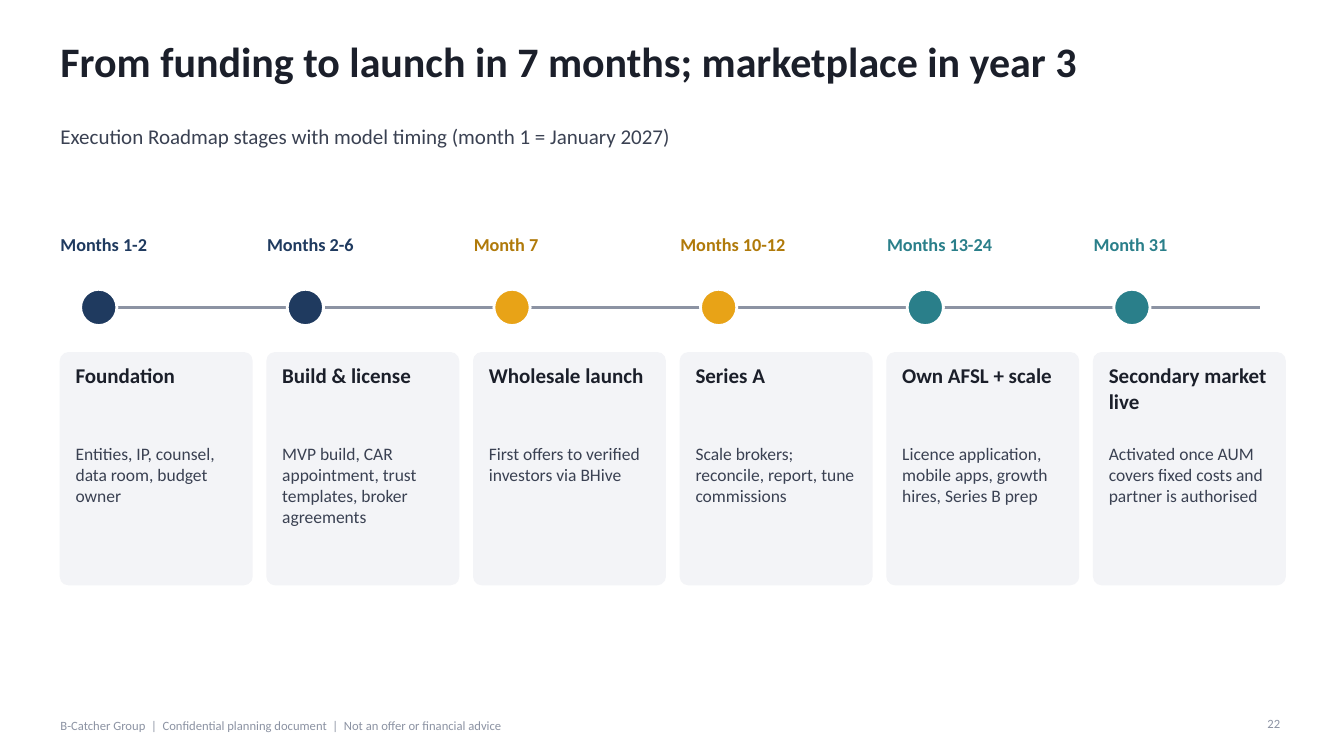
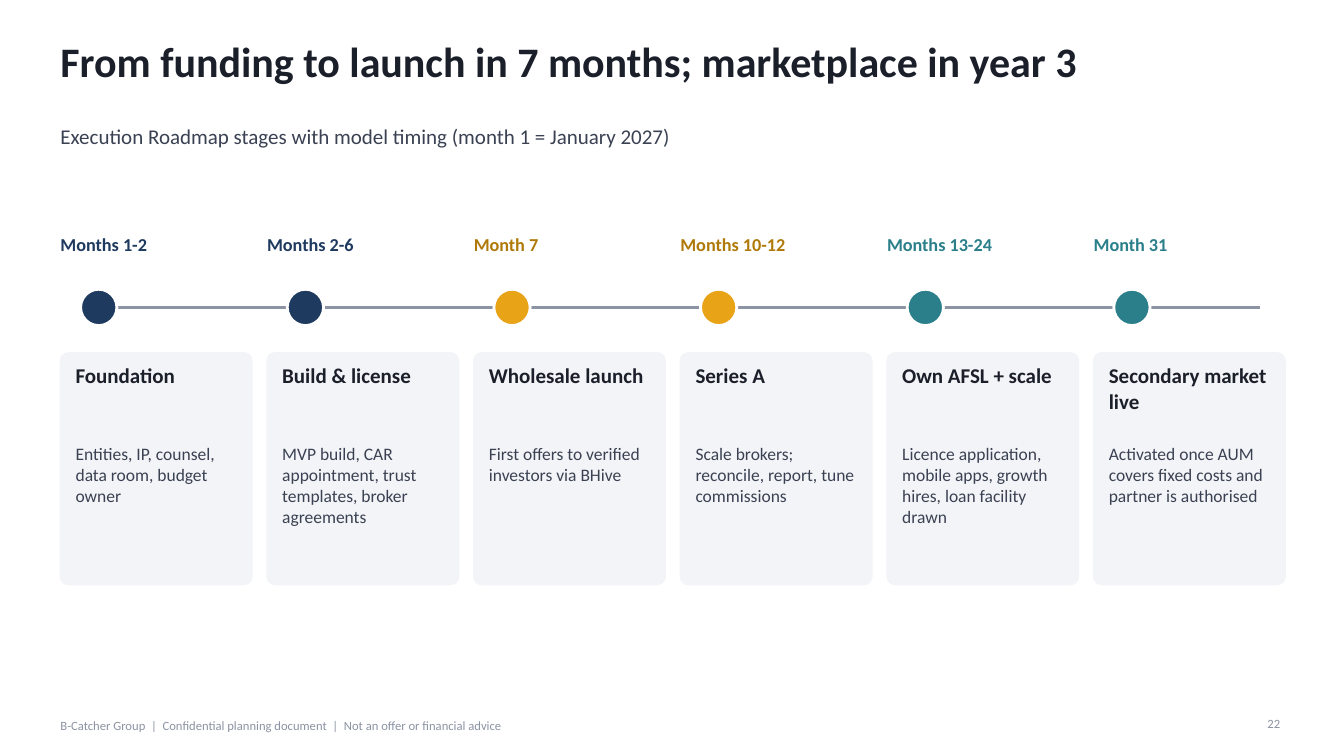
Before and after one commit to SimonQTangible/github-slideshow, a slide deck: slide 22 of bcatcher-group/upload_v10/BCatcher_Group_Investor_Deck_v10.pptx. Drawn at 1344x756 pixels with LibreOffice and Linux fonts; fonts in the diff are those of the drawing. Boxes give left, top, right and bottom in pixels: in the first picture for what was removed or moved away, otherwise in the second. Text is boxed around its words. In the diff, an @@ line names an element or a change of style, - is before the commit and + after.

```diff
--- a/bcatcher-group/upload_v10/BCatcher_Group_Investor_Deck_v10.pptx
+++ b/bcatcher-group/upload_v10/BCatcher_Group_Investor_Deck_v10.pptx
@@ text at (902, 448, 1048, 523): text changed @@
-Licence application, mobile apps, growth hires, Series B prep
+Licence application, mobile apps, growth hires, loan facility drawn
```
Also in this commit, not shown: 7 other slides changed, 28 other files.
